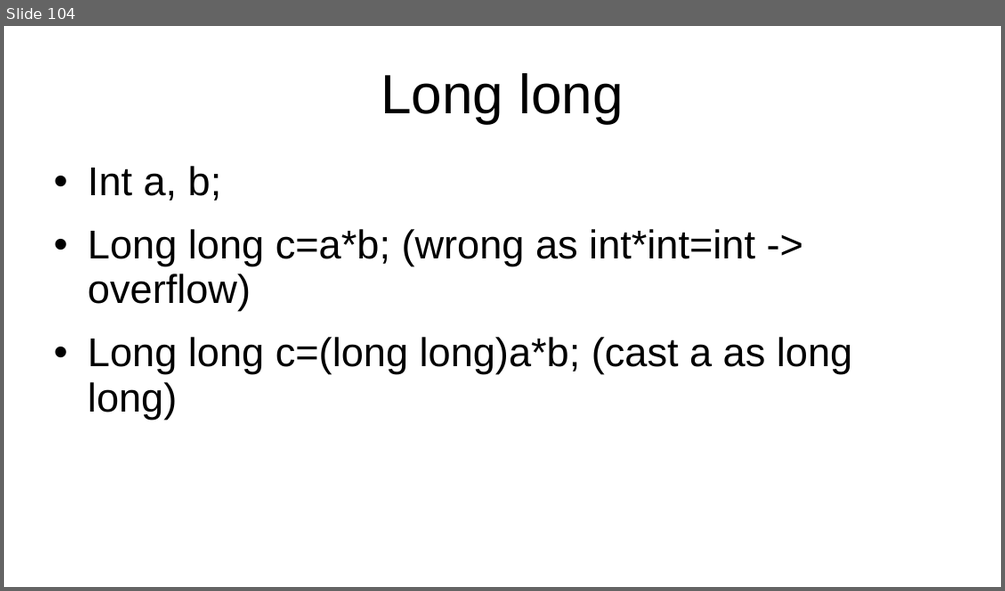
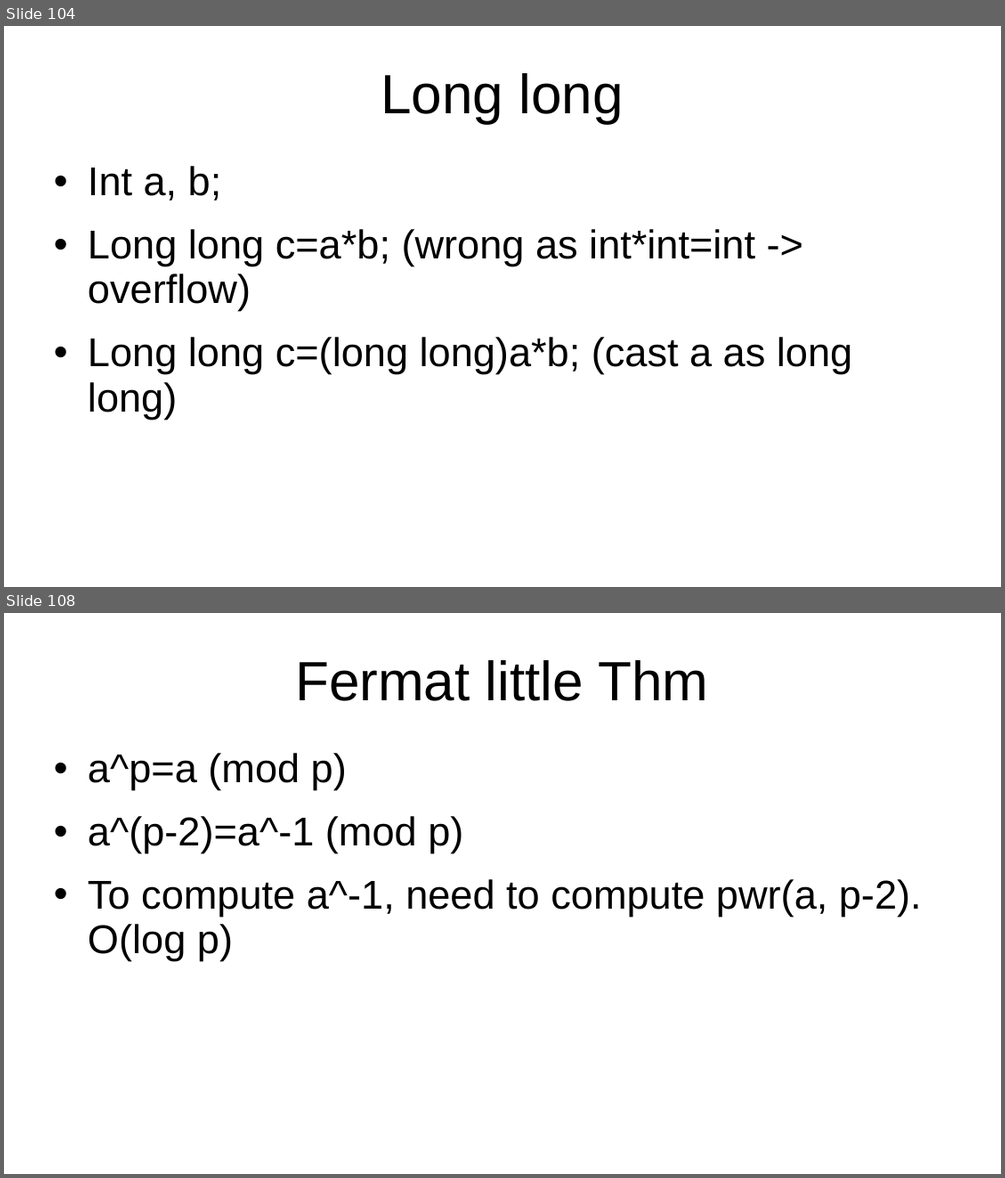
Before and after one commit to kindaichinisan/CompetitiveProgramming, a slide deck: MyCode/competitive_programming.ppt. Shown one above the other, each under a label of ours: slide 104 before the commit, slides 104 and 108 after it; the slides between them are not shown. The pictures are 1005x591 and 1005x1178 pixels, drawn with LibreOffice and Linux fonts; fonts in the diff are those of the drawing. Boxes give left, top, right and bottom in pixels: in the first picture for what was removed or moved away, otherwise in the second. Text is boxed around its words. In the diff, an @@ line names an element or a change of style, - is before the commit and + after.

```diff
--- a/MyCode/competitive_programming.ppt
+++ b/MyCode/competitive_programming.ppt
@@ slide 108 added at bbox=[4, 613, 1001, 1174], background #FFFFFF @@
@@ title added at bbox=[295, 660, 708, 701], 44 pt, text #000000 @@
+Fermat little Thm
@@ text added at bbox=[88, 753, 922, 961], 32 pt, text #000000 @@
+• a^p=a (mod p)
+• a^(p-2)=a^-1 (mod p)
+• To compute a^-1, need to compute pwr(a, p-2). O(log p)
```
Also in this commit, not shown: 5 other slides added, 2 other files.
